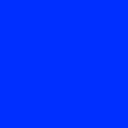
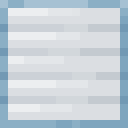
Layers edited between the first and the second 128×128 image:
renamed "texture" to "frame", blend normal → soft light, painted on it over (0, 0, 128, 128)
added layer "steel_block" over (0, 0, 128, 128)
